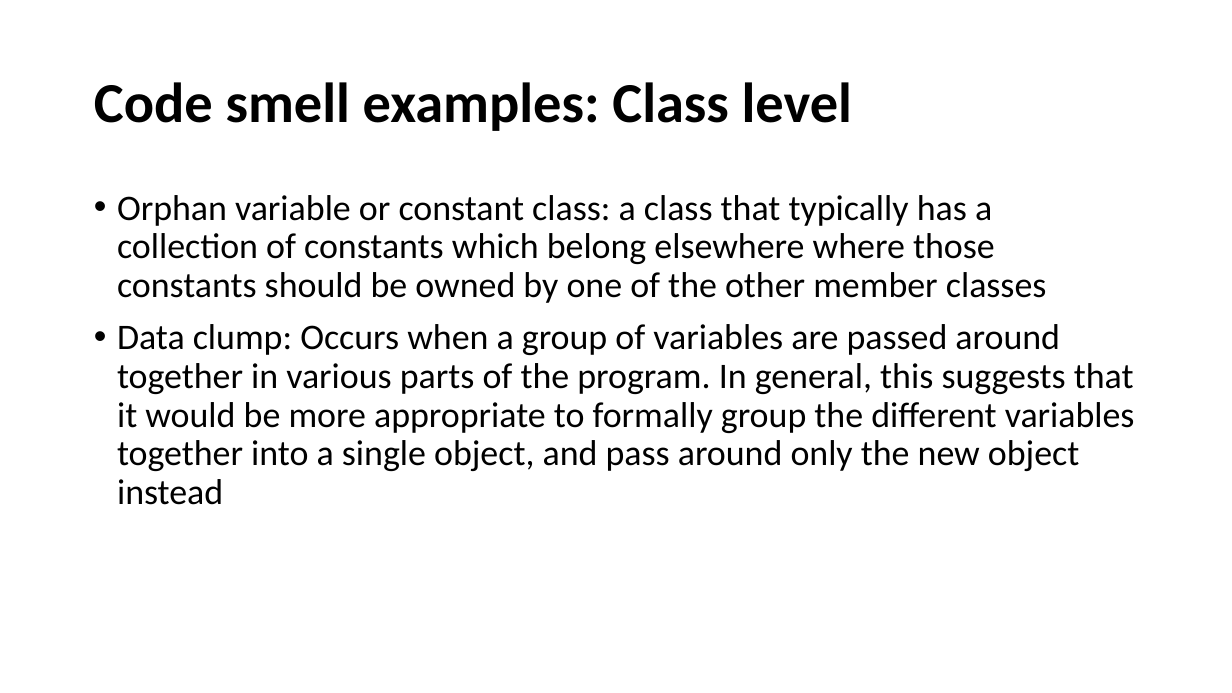
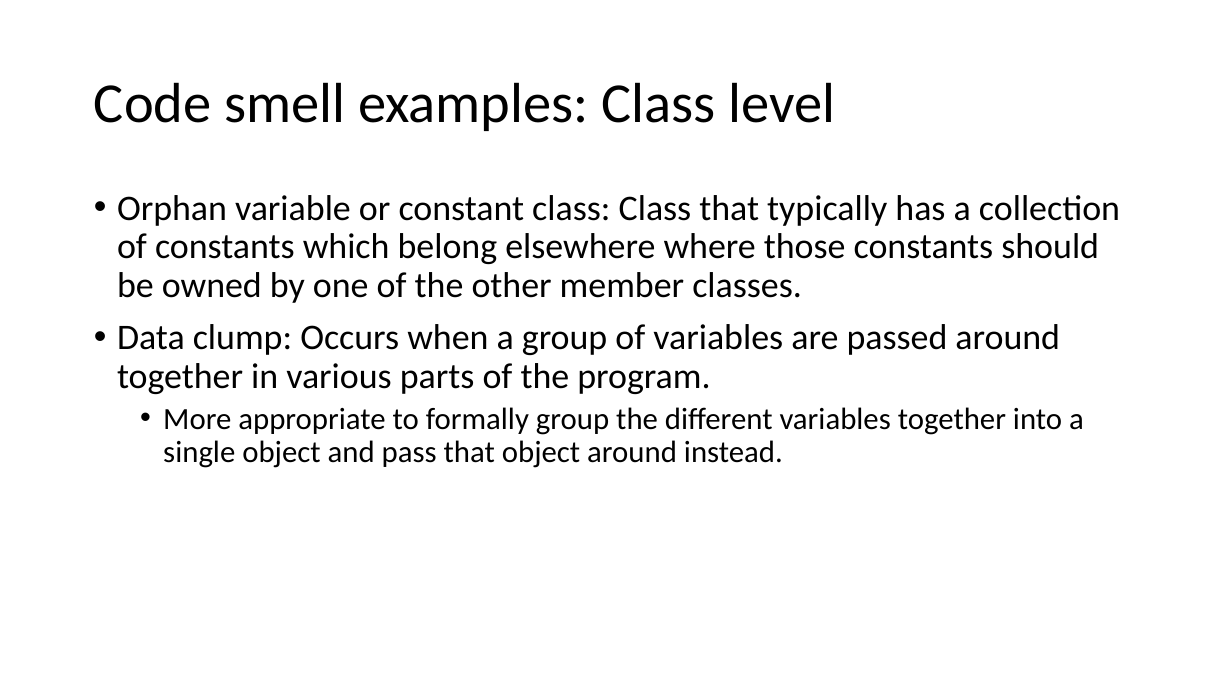
Before and after one commit to cebartling/test-driven, a slide deck: slide 6 of presentations/Code Smells.pptx. Drawn at 1232x693 pixels with LibreOffice and Linux fonts; fonts in the diff are those of the drawing. Boxes give left, top, right and bottom in pixels: in the first picture for what was removed or moved away, otherwise in the second. Text is boxed around its words. In the diff, an @@ line names an element or a change of style, - is before the commit and + after.

Commit message:
Code smells and SOLID Design Principles presentations final cut

```diff
--- a/presentations/Code Smells.pptx
+++ b/presentations/Code Smells.pptx
@@ title "Code smell examples: Class level" at [94,82,835,131]: bold off @@
@@ text at [117,195,1120,468]: text changed @@
-• Orphan variable or constant class: a class that typically has a collection of constants which belong elsewhere where those constants should be owned by one of the other member classes
-• Data clump: Occurs when a group of variables are passed around together in various parts of the program. In general, this suggests that it would be more appropriate to formally group the different variables together into a single object, and pass around only the new object instead
+• Orphan variable or constant class: Class that typically has a collection of constants which belong elsewhere where those constants should be owned by one of the other member classes.
+• Data clump: Occurs when a group of variables are passed around together in various parts of the program.
+  • More appropriate to formally group the different variables together into a single object and pass that object around instead.
```
Also in this commit, not shown: 7 other slides changed, 1 other file.
